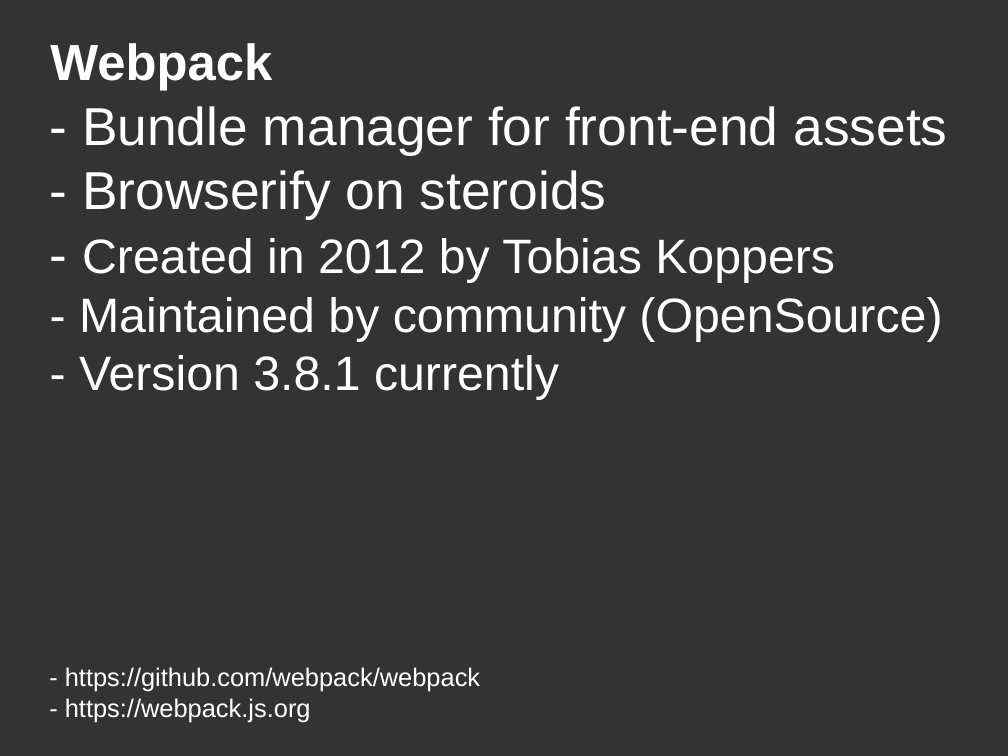
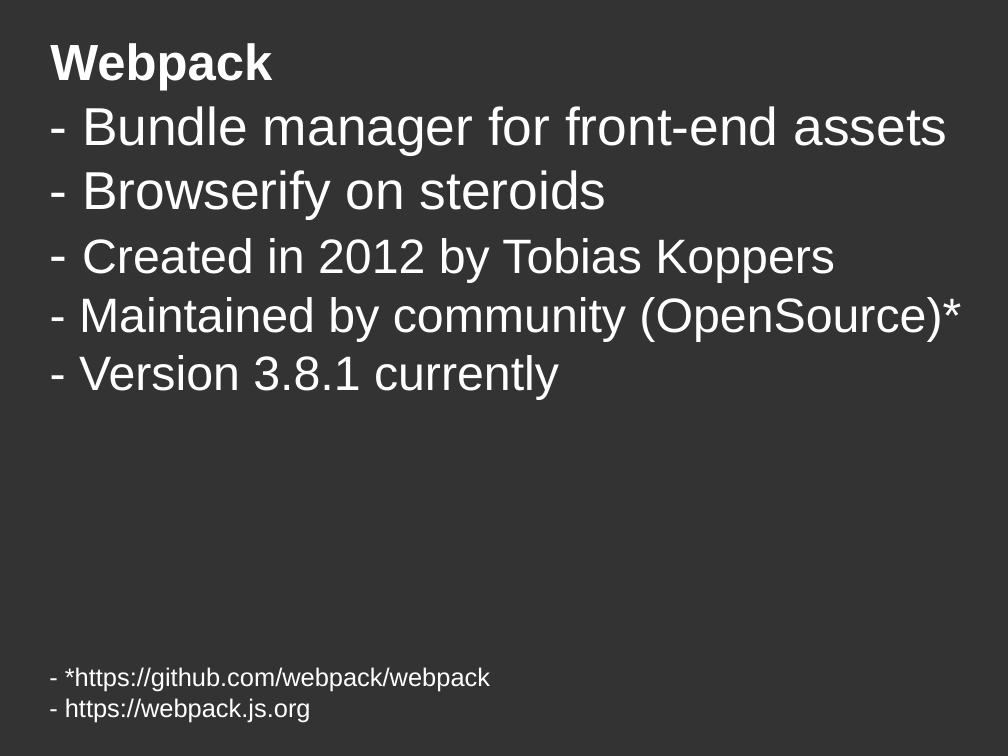
Before and after one commit to DanYellow/misc-tests, a slide deck: slide 6 of webpack-presentation-examples/webpack-part-one-nutshell.odp (slide 5 before the commit). Drawn at 1008x756 pixels with LibreOffice and Linux fonts; fonts in the diff are those of the drawing. Boxes give left, top, right and bottom in pixels: in the first picture for what was removed or moved away, otherwise in the second. Text is boxed around its words. In the diff, an @@ line names an element or a change of style, - is before the commit and + after.

```diff
--- a/webpack-presentation-examples/webpack-part-one-nutshell.odp
+++ b/webpack-presentation-examples/webpack-part-one-nutshell.odp
@@ title at bbox=[79, 106, 961, 400]: text changed @@
-- Bundle manager for front-end assets
-- Browserify on steroids
-- Created in 2012 by Tobias Koppers
-- Maintained by community (OpenSource)
-- Version 3.8.1 currently
+- Bundle manager for front-end assets
+- Browserify on steroids
+- Created in 2012 by Tobias Koppers
+- Maintained by community (OpenSource)*
+- Version 3.8.1 currently
@@ title at bbox=[65, 667, 490, 722]: text changed @@
-- https://github.com/webpack/webpack
-- https://webpack.js.org
+- *https://github.com/webpack/webpack
+- https://webpack.js.org
```
Also in this commit, not shown: 6 other slides changed, 1 slide added, 5 other files.
